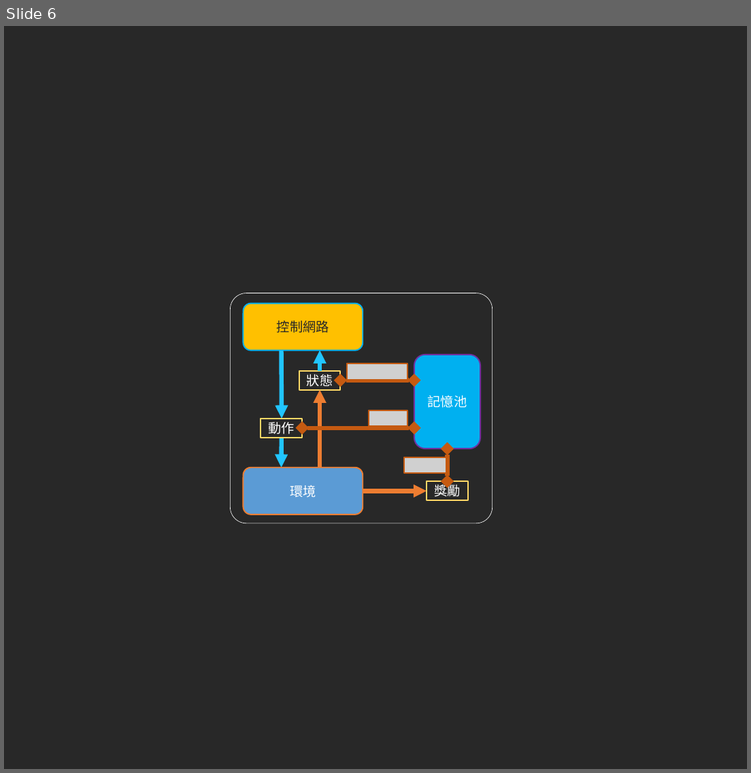
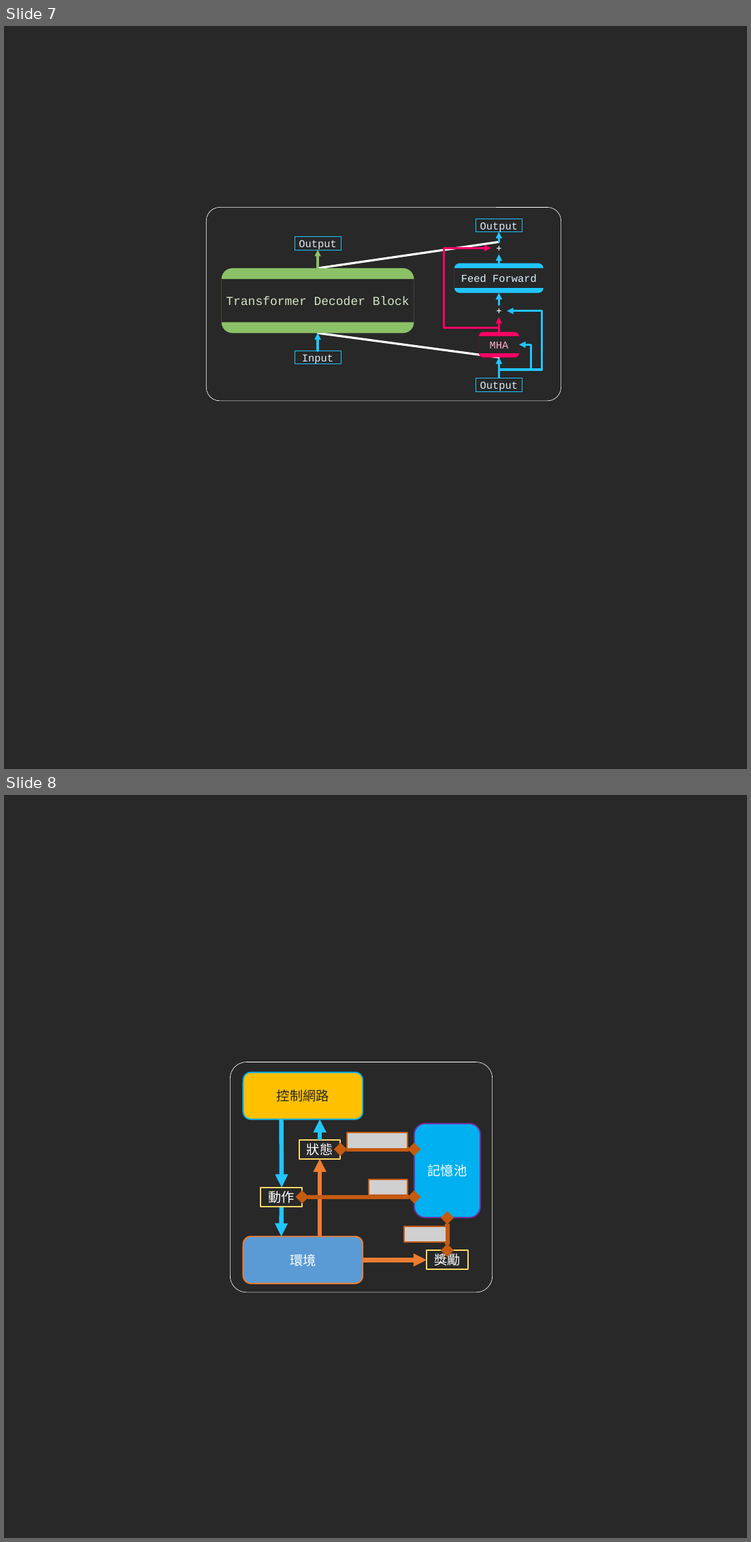
Before and after one commit to toonnyy8/ncku, a slide deck: dl2020/final/img.pptx. Shown one above the other, each under a label of ours: slide 6 before the commit, slides 7 and 8 after it. The pictures are 751x773 and 751x1542 pixels, drawn with LibreOffice and Linux fonts; fonts in the diff are those of the drawing; grey boxes stand for pictures. Boxes give left, top, right and bottom in pixels: in the first picture for what was removed or moved away, otherwise in the second. Text is boxed around its words. In the diff, an @@ line names an element or a change of style, - is before the commit and + after.

```diff
--- a/dl2020/final/img.pptx
+++ b/dl2020/final/img.pptx
@@ slide 7 added at box(4, 26, 747, 769), background #282828 @@
@@ group added at box(206, 207, 561, 401): 7 arrows, 7 rectangles, 4 rounded rectangles, 3 elbow arrows, 2 texts, 2 lines @@
+Feed Forward
++
++
+Input
+Output
+Output
+Output
+MHA
+Transformer Decoder Block
@@ what was slide 6 is now slide 8 @@
```
Also in this commit, not shown: 1 slide changed, 1 other slide added, 6 other files.
